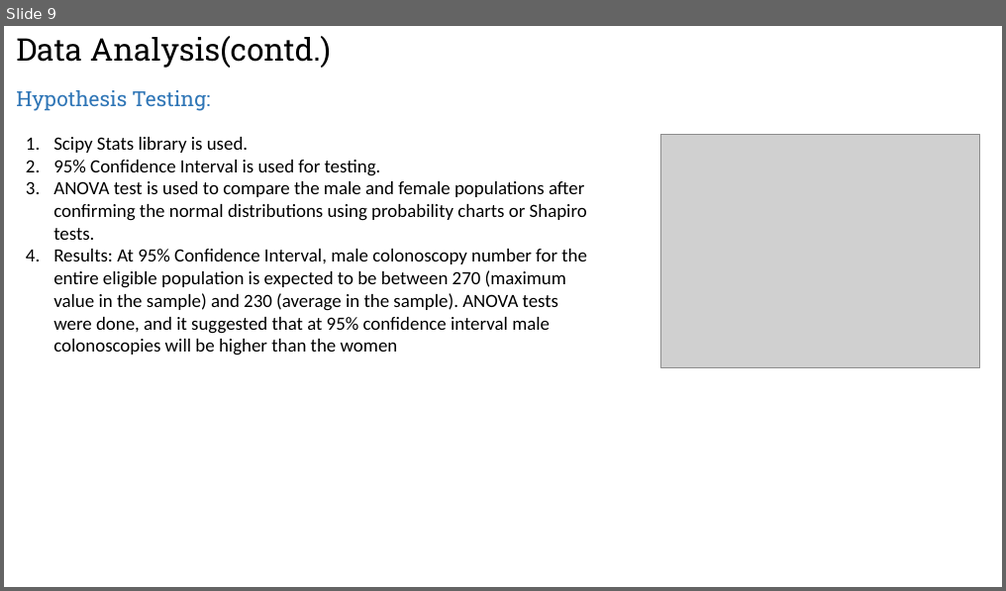
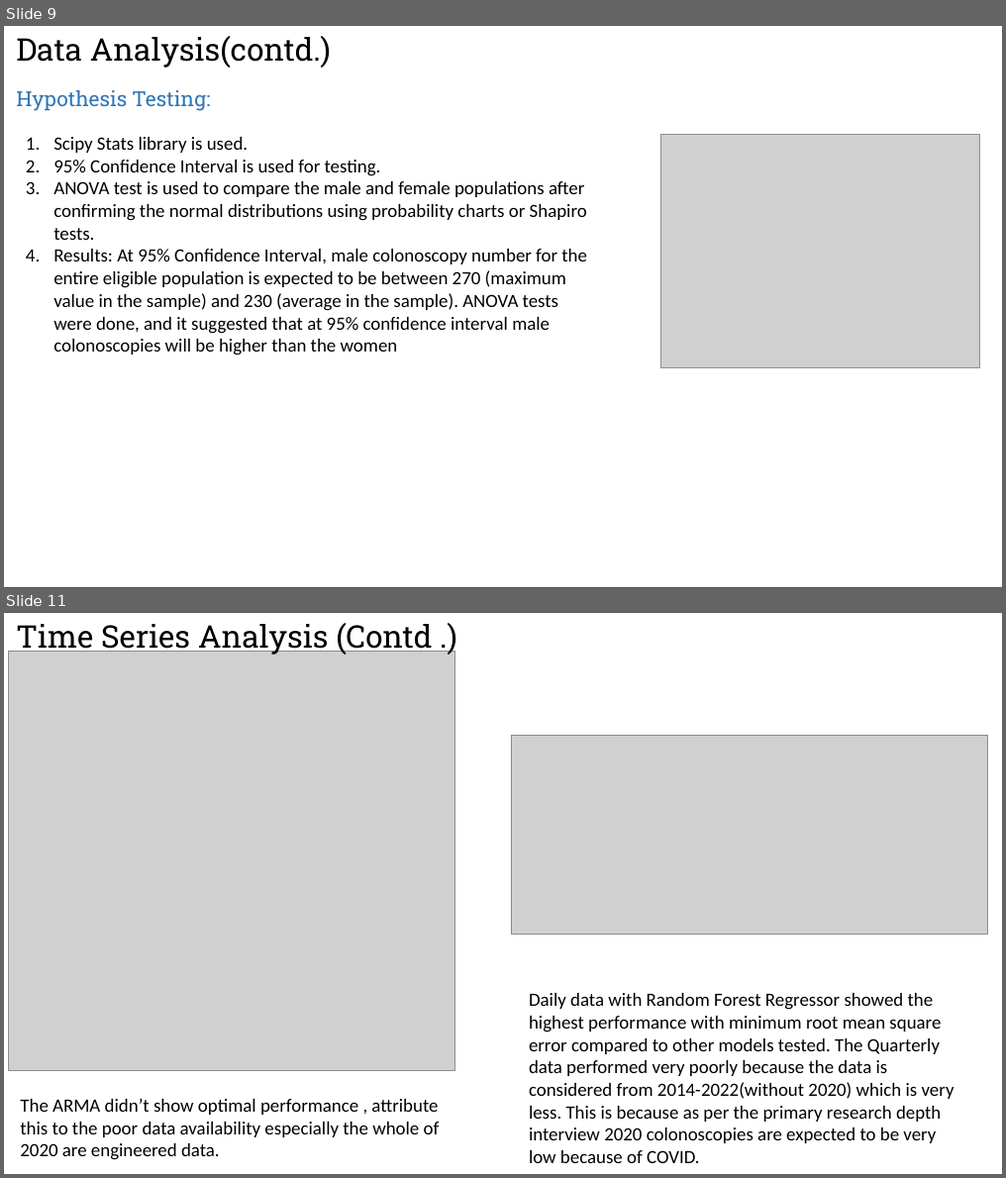
Before and after one commit to raku43/MScDACapstone, a slide deck: PPT_Msc_Capstone.pptx. Shown one above the other, each under a label of ours: slide 9 before the commit, slides 9 and 11 after it; the slides between them are not shown. The pictures are 1006x591 and 1006x1178 pixels, drawn with LibreOffice and Linux fonts; fonts in the diff are those of the drawing; grey boxes stand for pictures. Boxes give left, top, right and bottom in pixels: in the first picture for what was removed or moved away, otherwise in the second. Text is boxed around its words. In the diff, an @@ line names an element or a change of style, - is before the commit and + after.

```diff
--- a/PPT_Msc_Capstone.pptx
+++ b/PPT_Msc_Capstone.pptx
@@ slide 11 added at (x1=4, y1=613, x2=1002, y2=1174), background #FFFFFF @@
@@ text added at (x1=16, y1=623, x2=432, y2=655), 30 pt, text #000000 @@
+Time Series Analysis (Contd .)
@@ picture added at (x1=9, y1=651, x2=454, y2=1070) @@
@@ picture added at (x1=511, y1=735, x2=988, y2=935) @@
@@ text added at (x1=529, y1=993, x2=954, y2=1163), 18 pt, text #000000 @@
+Daily data with Random Forest Regressor showed the highest performance with minimum root mean square error compared to other models tested. The Quarterly data performed very poorly because the data is considered from 2014-2022(without 2020) which is very less. This is because as per the primary research depth interview 2020 colonoscopies are expected to be very low because of COVID.
@@ text added at (x1=20, y1=1099, x2=440, y2=1160), 18 pt, text #000000 @@
+The ARMA didn’t show optimal performance , attribute this to the poor data availability especially the whole of 2020 are engineered data.
```
Also in this commit, not shown: 2 slides changed, 4 other slides added, 1 slide removed.
